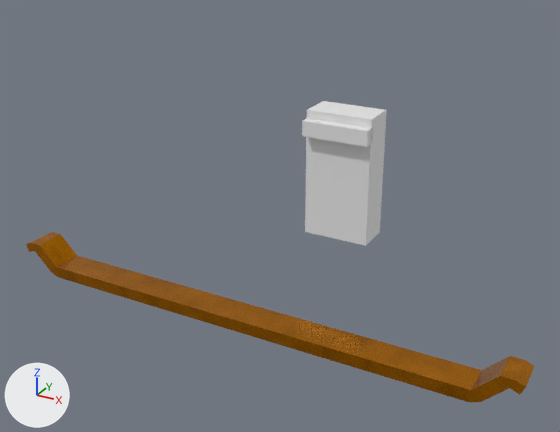
The Blender file A3DPIE/Assets/Assets/Meshes/zMisc/Bar.blend: old version first, new version second.
Camera for both pictures: a camera (50 mm lens) standing at (4.54, -7.32, 5.2) and looking at (0.24, 0.51, 1.28). Lighting does not change. The marker at lower left points along +X, +Y and +Z.

Names of what the first picture shows: 'Banner Top', 'Size Ref'.
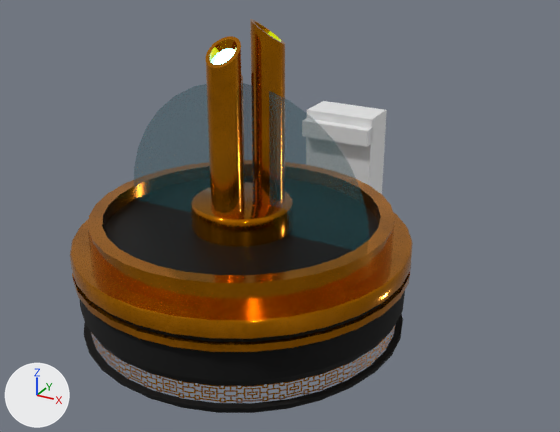
Commit message: Feature pool
- Feature pool

The edits, one by one:
In material 'Water' (mat_water), alpha goes from 1.0 to 0.483.
Mesh me_circle_003 is new.
It has 224 vertices, 193 faces and spans x -1.65..1.65, y 0.0, z -1.65..1.65.
It uses material mat_water (dark cyan #115d64).
Mesh me_circle_001 is new.
It has 640 vertices, 516 faces and spans x -1.82..1.82, y -1.82..1.82, z 1.19..3.76.
Faces by material slot: [481, 3, 32].
It uses material mat_gold.
It uses material mat_emissive (white #e7e7e7).
It uses material mat_dark_metal (black #111111).
Object 'Feature Base' (ob_feature_base) is now shown.
Object 'Banner Top' (ob_banner_top) is now hidden.
Object 'Feature Pool Water' (ob_feature_pool_water) is new; it shows me_circle_003.
Its location is (0.0, 0.0, 1.41).
Object 'Feature Pool' (ob_feature_pool) is new; it shows me_circle_001.
Its location is (0.0, 0.0, 0.0).

Location of each change, (x1, y1, x2, y2) in pixels of the pictures (560 x 432 px):
'Feature Pool', added
    after: (88, 19, 395, 309)
    faces in mat_gold: (88, 19, 395, 309)
    faces in mat_dark_metal (black #111111): (104, 199, 379, 275)
    faces in mat_emissive (white #e7e7e7): (211, 48, 236, 65)
'Feature Base', shown
    after: (70, 212, 413, 413)
'Feature Pool Water', added (cyan)
    after: (134, 83, 369, 250)
'Banner Top', hidden
    before: (26, 232, 535, 402)
'Size Ref', unchanged, covered by the edit
    before: (302, 101, 387, 246)
    after: (307, 101, 387, 194)
